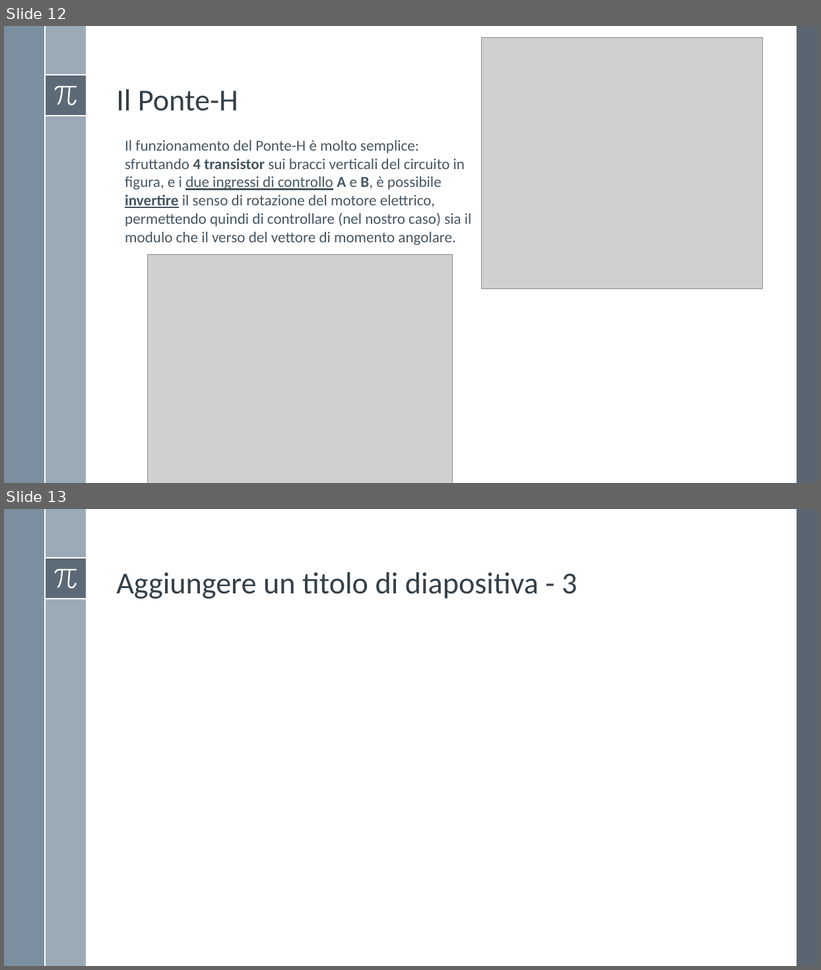
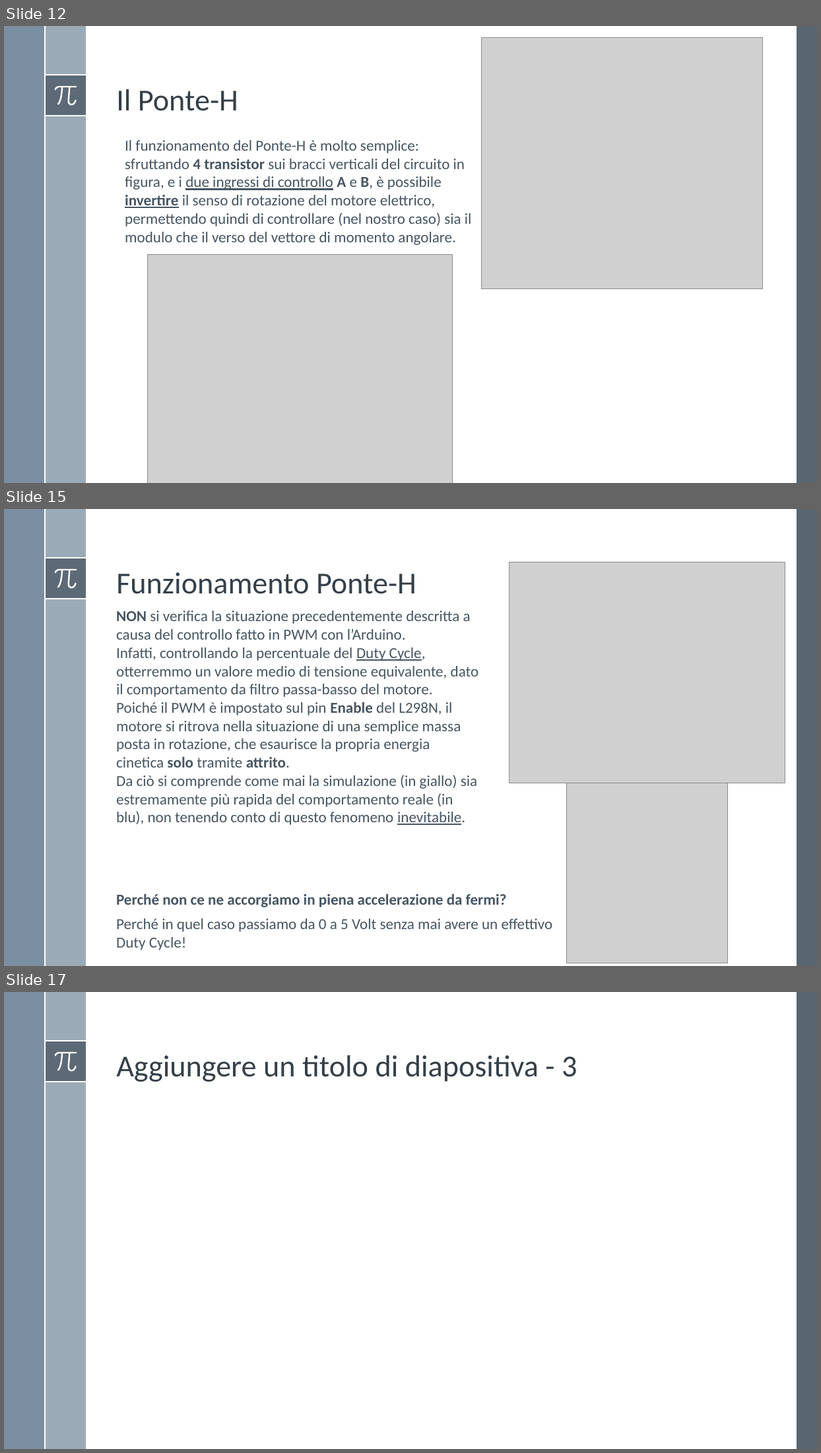
Before and after one commit to Alfystar/mv-Project, a slide deck: 00_Relazione/Modello e identificazione di un motore DC/Modello e identificazione di un motore DC.pptx. Shown one above the other, each under a label of ours: slides 12 and 13 before the commit, slides 12, 15 and 17 after it; the slides between them are not shown. The pictures are 821x970 and 821x1453 pixels, drawn with LibreOffice and Linux fonts; fonts in the diff are those of the drawing; grey boxes stand for pictures. Boxes give left, top, right and bottom in pixels: in the first picture for what was removed or moved away, otherwise in the second. Text is boxed around its words. In the diff, an @@ line names an element or a change of style, - is before the commit and + after.

```diff
--- a/00_Relazione/Modello e identificazione di un motore DC/Modello e identificazione di un motore DC.pptx
+++ b/00_Relazione/Modello e identificazione di un motore DC/Modello e identificazione di un motore DC.pptx
@@ slide 15 added at box(4, 509, 817, 966), background #FFFFFF; not listed: 8 template elements that a slide beside it also shows @@
@@ picture added at box(509, 562, 785, 783) @@
@@ title added at box(116, 572, 416, 594), 36 pt, text #35404A @@
+Funzionamento Ponte-H
@@ text added at box(116, 611, 479, 825), 18 pt, text #465562 @@
+NON si verifica la situazione precedentemente descritta a causa del controllo fatto in PWM con l’Arduino.
+Infatti, controllando la percentuale del Duty Cycle, otterremmo un valore medio di tensione equivalente, dato il comportamento da filtro passa-basso del motore.
+Poiché il PWM è impostato sul pin Enable del L298N, il motore si ritrova nella situazione di una semplice massa posta in rotazione, che esaurisce la propria energia cinetica solo tramite attrito.
+Da ciò si comprende come mai la simulazione (in giallo) sia estremamente più rapida del comportamento reale (in blu), non tenendo conto di questo fenomeno inevitabile.
@@ picture added at box(566, 783, 727, 964) @@
@@ text added at box(116, 894, 507, 908), 18 pt, text #465562, bold @@
+Perché non ce ne accorgiamo in piena accelerazione da fermi?
@@ text added at box(116, 919, 553, 951), 18 pt, text #465562 @@
+Perché in quel caso passiamo da 0 a 5 Volt senza mai avere un effettivo Duty Cycle!
@@ what was slide 13 is now slide 17 @@
```
Also in this commit, not shown: 3 other slides added, 3 other files.
